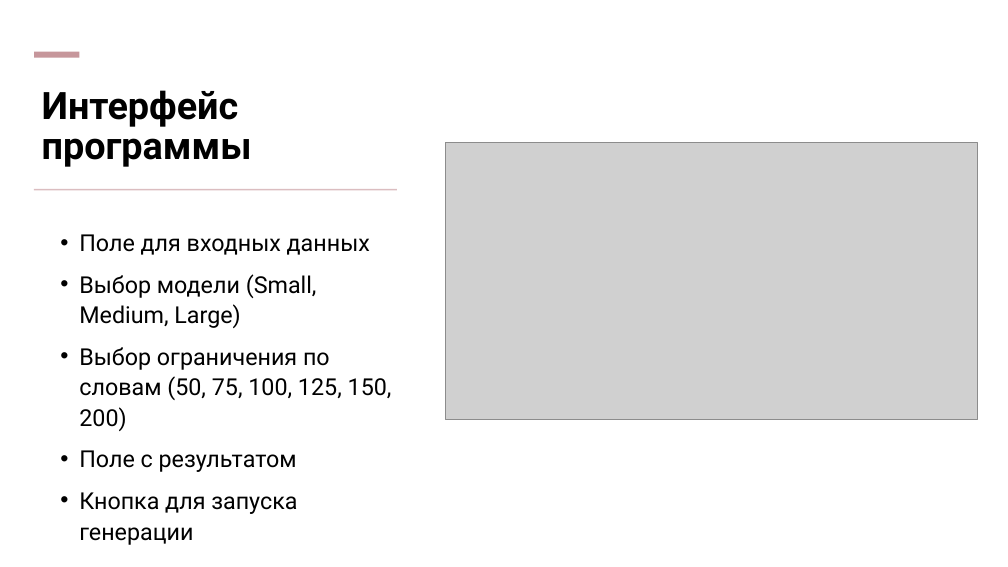
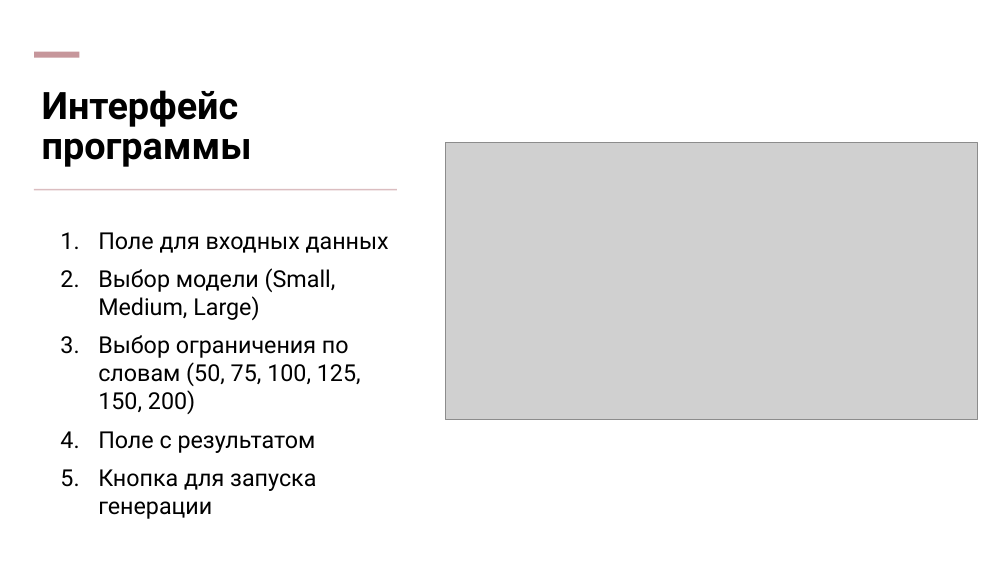
Before and after one commit to OmegaLies/AI, a slide deck: slide 3 of lab2.pptx. Drawn at 1008x567 pixels with LibreOffice and Linux fonts; fonts in the diff are those of the drawing; grey boxes stand for pictures. Boxes give left, top, right and bottom in pixels: in the first picture for what was removed or moved away, otherwise in the second. Text is boxed around its words. In the diff, an @@ line names an element or a change of style, - is before the commit and + after.

```diff
--- a/lab2.pptx
+++ b/lab2.pptx
@@ text "Поле для входных данных" at (x1=98, y1=232, x2=389, y2=519): bullet • to 1.; line spacing 1.1 to 1 @@
```
Also in this commit, not shown: 2 other slides changed, 1 slide added.
